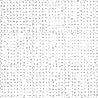
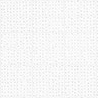
Comparing the layer stacks of the two 98 × 98 images. Changes:
hid "Layer 2", opacity 30% → 10% over [0, 0, 98, 98]
showed "Layer 1 copy", blend darken → normal over [0, 0, 98, 98]
